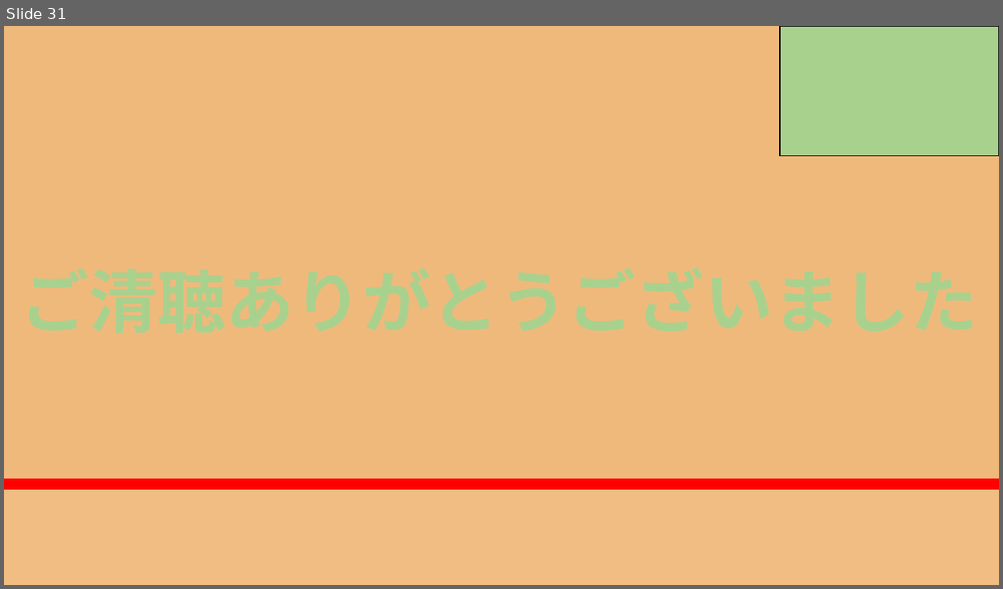
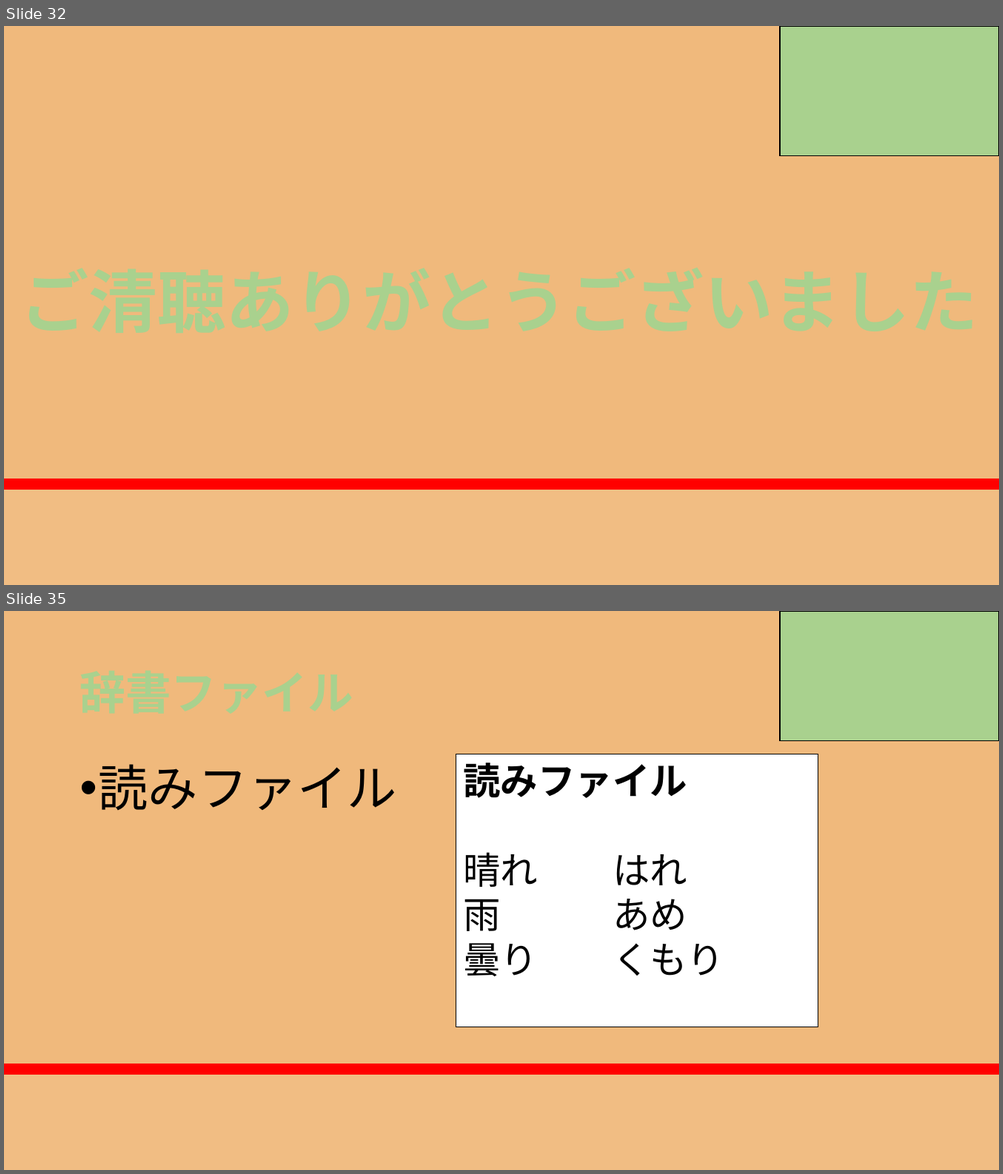
Before and after one commit to RikiishiSuzunosuke/AIspeaker_yosie, a slide deck: presentation/AIスピーカー開発_3_main.pptx. Shown one above the other, each under a label of ours: slide 31 before the commit, slides 32 and 35 after it; the slides between them are not shown. The pictures are 1003x589 and 1003x1174 pixels, drawn with LibreOffice and Linux fonts; fonts in the diff are those of the drawing. Boxes give left, top, right and bottom in pixels: in the first picture for what was removed or moved away, otherwise in the second. Text is boxed around its words. In the diff, an @@ line names an element or a change of style, - is before the commit and + after.

```diff
--- a/presentation/AIスピーカー開発_3_main.pptx
+++ b/presentation/AIスピーカー開発_3_main.pptx
@@ slide 35 added at (4,611,999,1170), background gradient #F0B97C to #FF0000 to #F86446 to #F1BD83 @@
@@ rectangle added at (780,611,999,741), fill #A9D18E, outline #000000 1 pt @@
@@ text added at (99,764,397,810), 48 pt, text #000000 @@
+• 読みファイル
@@ rectangle added at (456,755,819,1028), fill #FFFFFF, outline #000000 0.75 pt, 36 pt, text #000000 @@
+読みファイル
+晴れ はれ
+雨 あめ
+曇り くもり
@@ what was slide 31 is now slide 32 @@
```
Also in this commit, not shown: 10 slides changed, 5 other slides added, 4 other files.
